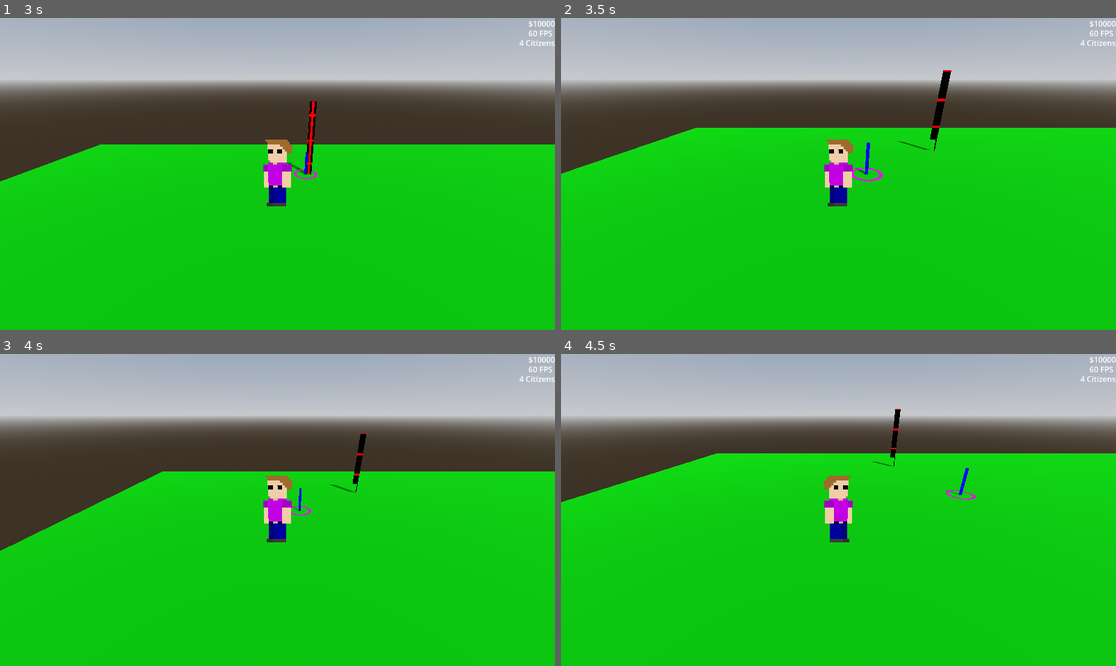
Above: before the commit, frames 1-4 (two rows, left to right).
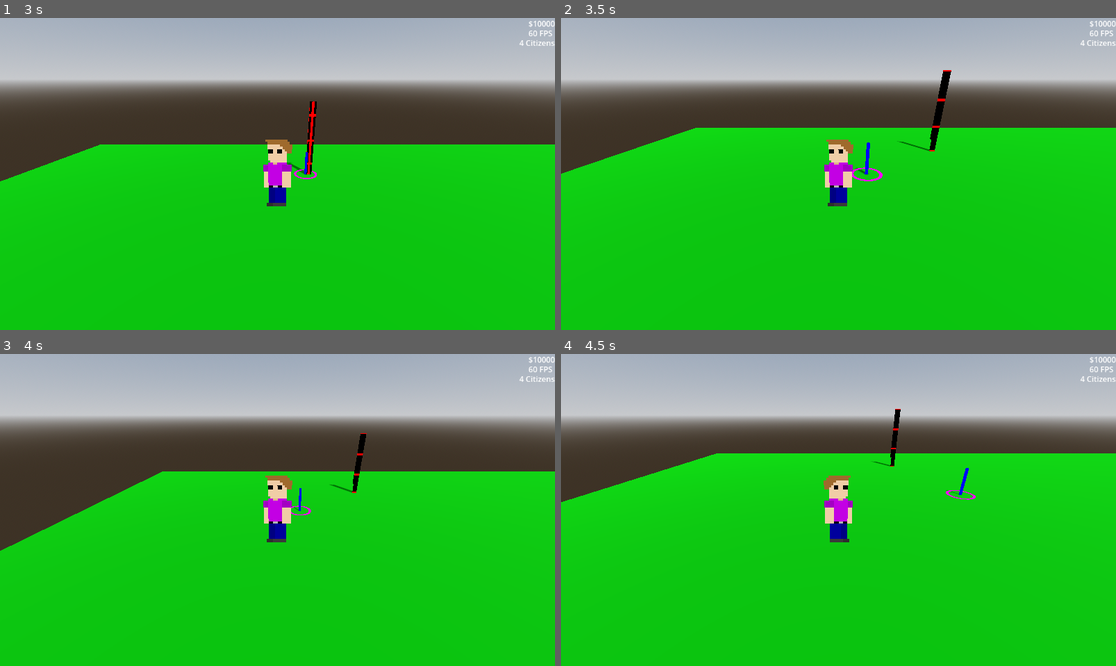
Above: after the commit, the same moments.

Repository: Jcodefox/ProjectCommonGround
Game: Godot game, scene res://scenes/world_3d.tscn
The game is run twice, just before and just after one commit, with the same random seed, the same clock (stepped at 60 frames per second) and the same inputs.
Inputs (mouse positions are in pixels of both pictures, inside the frame that each line leads up to):
- Up to frame 1 (3 s): tap Enter at 0.5 s; move the mouse to (249, 236) at 0.52 s; hold Space (jump) 0.53-1.28 s; hold W (up) 0.53-2.03 s; right-click (249, 236) at 0.6 s; click (249, 236) at 0.67 s; move the mouse to (444, 220) at 1.27 s; tap Space (jump) at 1.35, 1.52, 1.82 s; right-click (444, 220) at 1.55 s; move the mouse to (111, 127) at 2.02 s; hold Space (jump) 2.03-2.78 s; hold A (left) from 2.03 s (still down); right-click (111, 127) at 2.1 s; move the mouse to (305, 174) at 2.77 s; tap E (interact) at 2.85 s; click (305, 174) at 2.92 s
- Up to frame 2 (3.5 s): keep holding A (left); tap Space (jump) at 3.02, 3.32 s; right-click (866, 174) at 3.05 s
- Up to frame 3 (4 s): move the mouse to (194, 432) at 3.52 s; release A (left) at 3.53 s; hold S (down) from 3.53 s (still down); hold Space (jump) from 3.53 s (still down); tap Mouse wheel down (scroll_down) at 3.6 s
- Up to frame 4 (4.5 s): move the mouse to (960, 494) at 4.27 s; release S (down) at 4.28 s; release Space (jump) at 4.28 s; hold D (right) from 4.28 s (still down); tap Mouse wheel up (scroll_up) at 4.35 s

Frame 1 is identical in both runs. In frame 2, less than 0.1% of the frame differs, in the area x 65-68%, y 38-43%; in frame 3, less than 0.1%; in frame 4, less than 0.1%.

Commit message:
Disabled destroying buildings, as it currently just causes crashes.

Diff:
--- a/scripts/building.gd
+++ b/scripts/building.gd
@@ -20,9 +20,9 @@
 	if not is_placeholder:
 		if Input.is_action_just_pressed("dig"):
 			var result := raycast(was_mouse_pressed, 8)
-			print(result)
-			if result.has("collider"):
-				result["collider"].queue_free()
+#			print(result)
+#			if result.has("collider"):
+#				result["collider"].queue_free()
 		return
 	if Input.is_action_just_pressed("interact"):
 		place_mode = not place_mode
@@ -69,7 +69,7 @@
 			get_node("../CSGCombiner3D").add_child(new_building)
 			visible = false
 		was_mouse_pressed = false
-	if Input.is_action_just_pressed("jump"):
+	if Input.is_action_just_pressed("dig"):
 		var result := raycast(was_mouse_pressed, 4 if was_mouse_pressed else 2)
 		if result.has("position"):
 			var new_door := door_prefab.instantiate()
